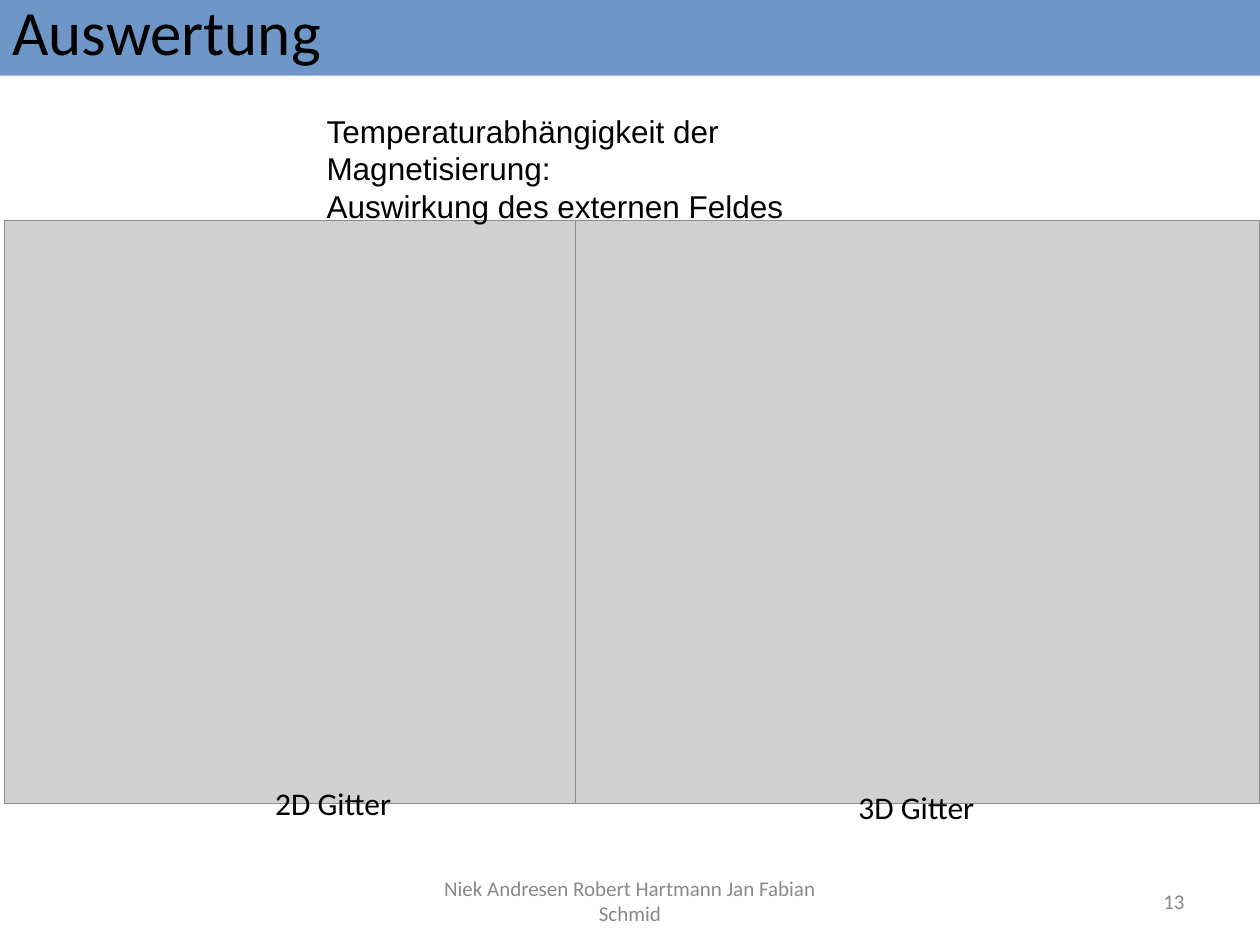
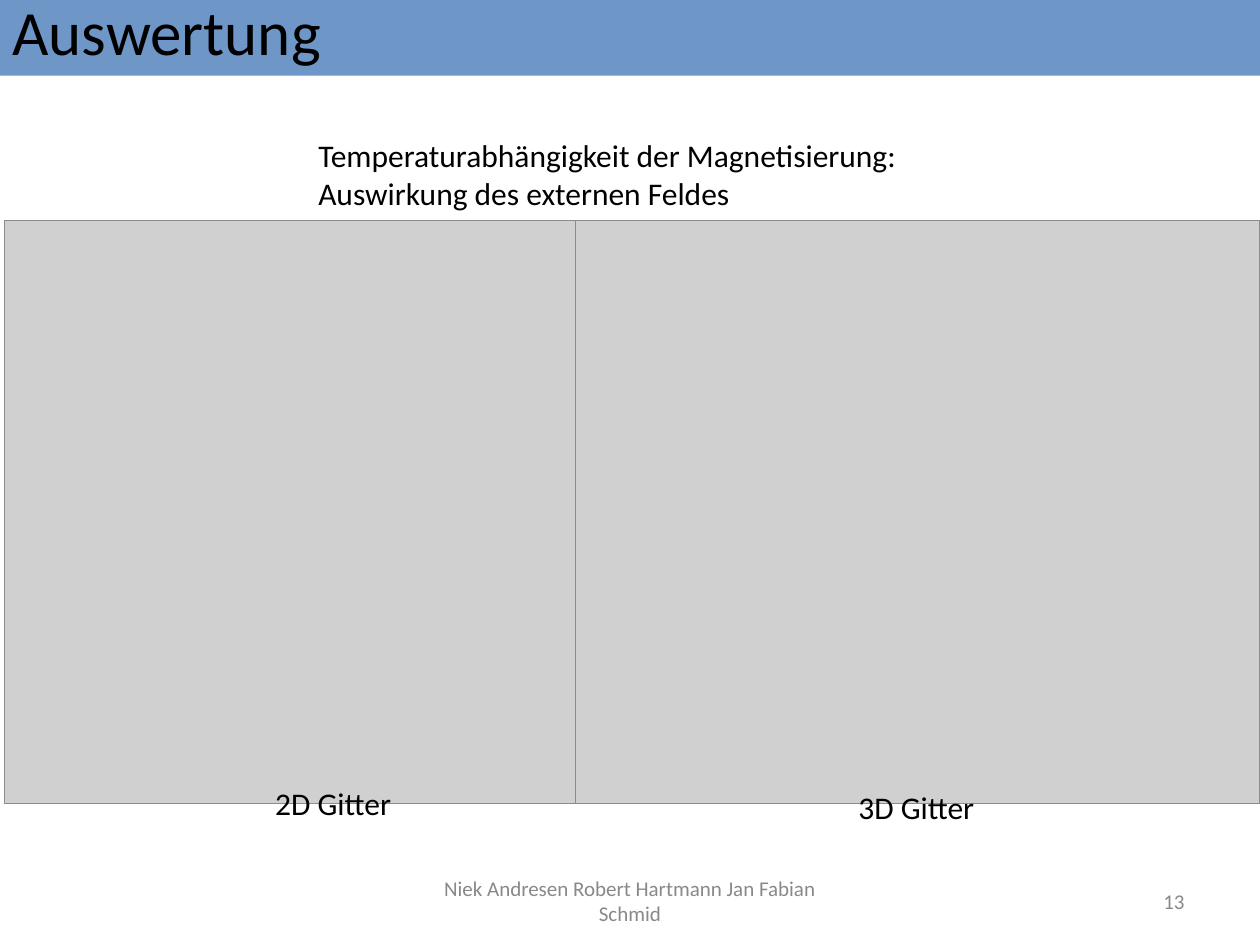
Before and after one commit to Fabse92/ising, a slide deck: slide 13 of Ausarbeitung/Phasenübergange des Ising Modells.odp. Drawn at 1260x945 pixels with LibreOffice and Linux fonts; fonts in the diff are those of the drawing; grey boxes stand for pictures. Boxes give left, top, right and bottom in pixels: in the first picture for what was removed or moved away, otherwise in the second. Text is boxed around its words. In the diff, an @@ line names an element or a change of style, - is before the commit and + after.

```diff
--- a/Ausarbeitung/Phasenübergange des Ising Modells.odp
+++ b/Ausarbeitung/Phasenübergange des Ising Modells.odp
@@ text "Temperaturabhängigkeit der Magnetisierung:": place and size @@
-text "Temperaturabhängigkeit der Magnetisierung:" at box(327, 120, 783, 224)
+text "Temperaturabhängigkeit der Magnetisierung:" at box(318, 145, 896, 211)
@@ text "Temperaturabhängigkeit der Magnetisierung:" at box(318, 145, 896, 211): font Arial to Calibri @@
```
Also in this commit, not shown: 13 other slides changed, 2 other files.
